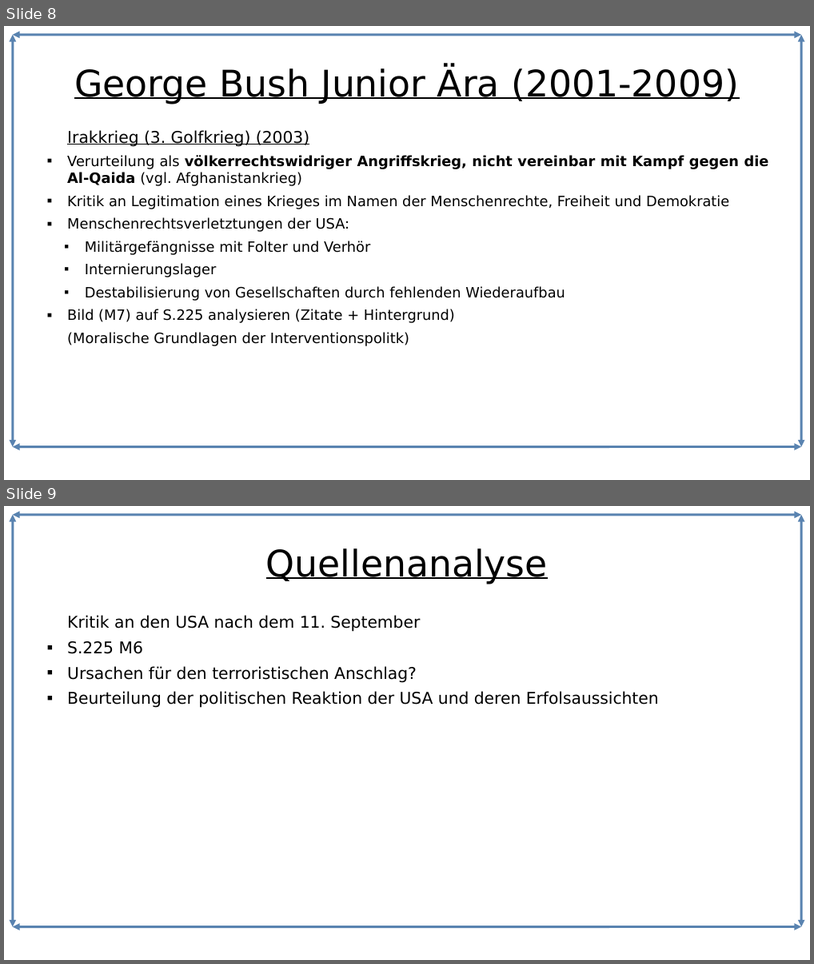
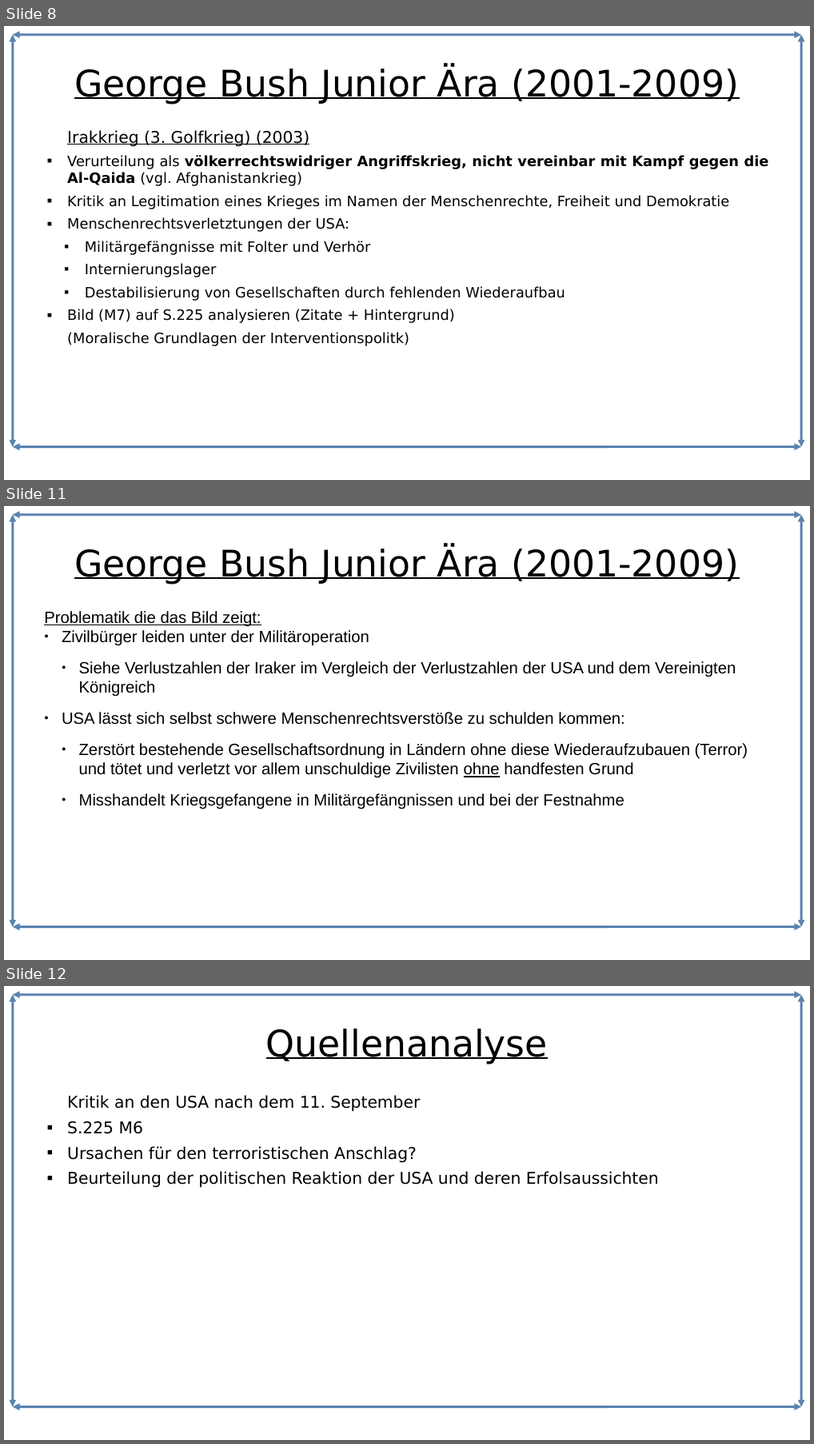
Before and after one commit to Lacrimus/Referat-Geschichte-USA-die-einzig-verbleibende-Weltmacht-, a slide deck: USA-die-einzig-verbleibende-Weltmacht.odp. Shown one above the other, each under a label of ours: slides 8 and 9 before the commit, slides 8, 11 and 12 after it; the slides between them are not shown. The pictures are 814x964 and 814x1444 pixels, drawn with LibreOffice and Linux fonts; fonts in the diff are those of the drawing. Boxes give left, top, right and bottom in pixels: in the first picture for what was removed or moved away, otherwise in the second. Text is boxed around its words. In the diff, an @@ line names an element or a change of style, - is before the commit and + after.

```diff
--- a/USA-die-einzig-verbleibende-Weltmacht.odp
+++ b/USA-die-einzig-verbleibende-Weltmacht.odp
@@ slide 11 added at bbox=[4, 506, 810, 960], background #FFFFFF; not listed: 4 template elements that a slide beside it also shows @@
@@ title added at bbox=[74, 548, 739, 584], 36 pt, text #000000, underline @@
+George Bush Junior Ära (2001-2009)
@@ text added at bbox=[44, 611, 748, 809], 16 pt, text #000000 @@
+Problematik die das Bild zeigt:
+● Zivilbürger leiden unter der Militäroperation
+  ● Siehe Verlustzahlen der Iraker im Vergleich der Verlustzahlen der USA und dem Vereinigten Königreich
+● USA lässt sich selbst schwere Menschenrechtsverstöße zu schulden kommen:
+  ● Zerstört bestehende Gesellschaftsordnung in Ländern ohne diese Wiederaufzubauen (Terror) und tötet und verletzt vor allem unschuldige Zivilisten ohne handfesten Grund
+  ● Misshandelt Kriegsgefangene in Militärgefängnissen und bei der Festnahme
@@ what was slide 9 is now slide 12 @@
```
Also in this commit, not shown: 2 other slides added, 1 other file.
